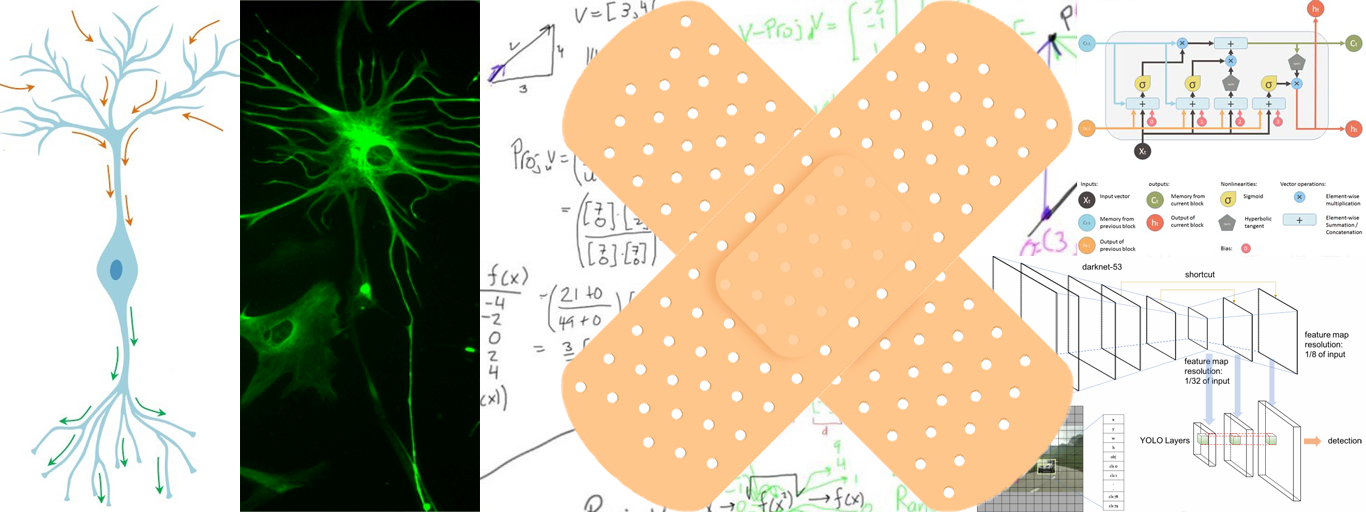
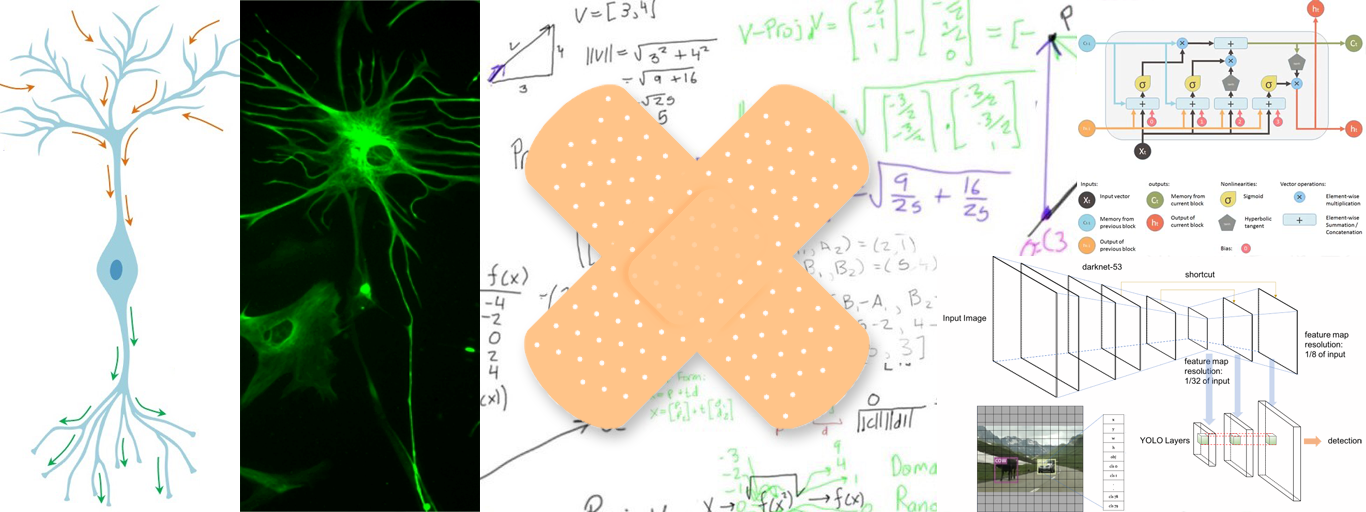
Layered file, before and after one edit (1366 × 512). Changes by layer:
renamed "图层 6" to "图层 7", painted on it over [522, 0, 1077, 512]
painted on "图层 1" over [1055, 0, 1078, 256]
